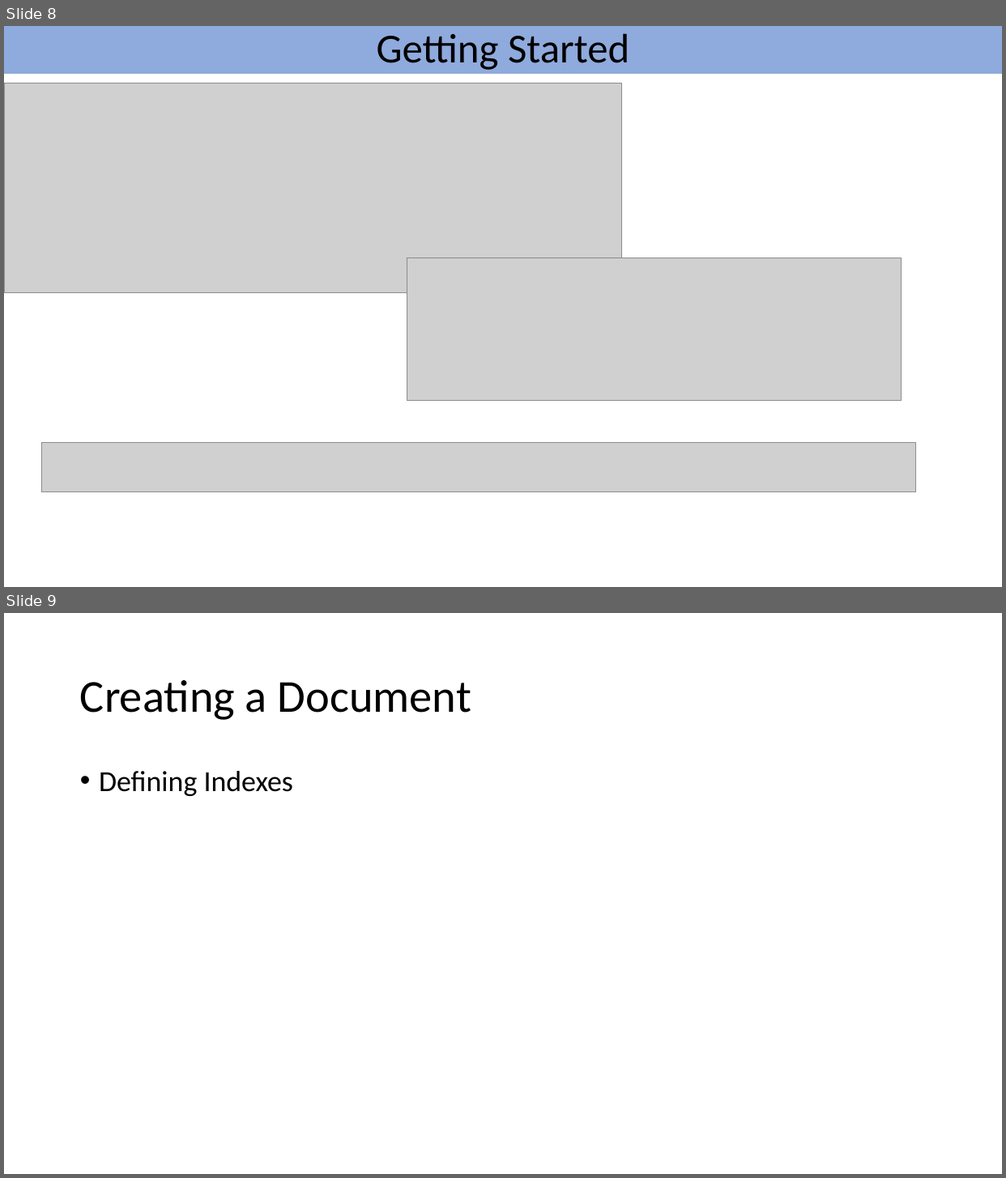
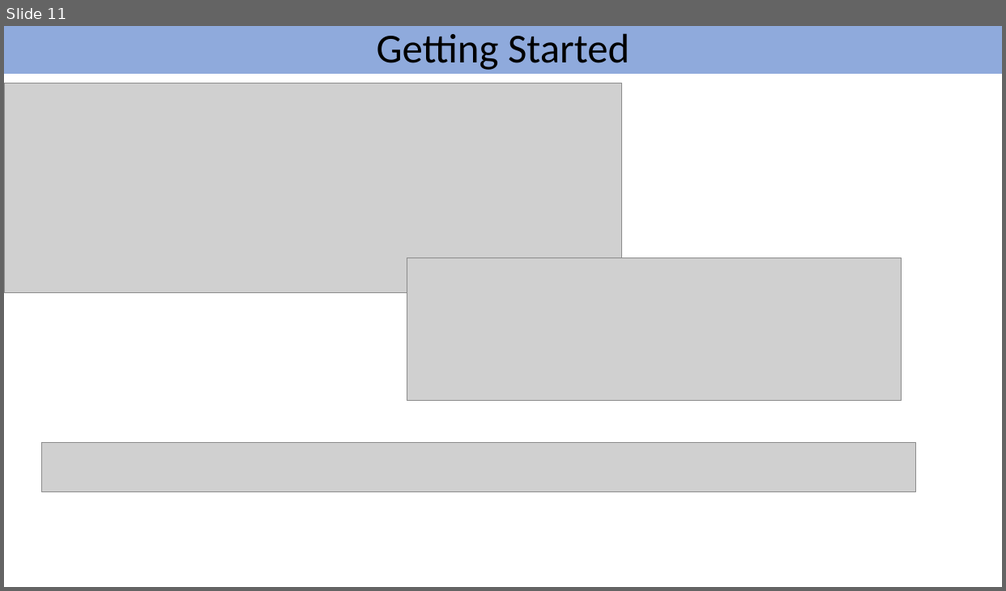
Before and after one commit to DavidBetteridge/ElasticSearchTalk, a slide deck: Elastic Search Talk.pptx. Shown one above the other, each under a label of ours: slides 8 and 9 before the commit, slide 11 after it. The pictures are 1006x1178 and 1006x591 pixels, drawn with LibreOffice and Linux fonts; fonts in the diff are those of the drawing; grey boxes stand for pictures. Boxes give left, top, right and bottom in pixels: in the first picture for what was removed or moved away, otherwise in the second. Text is boxed around its words. In the diff, an @@ line names an element or a change of style, - is before the commit and + after.

```diff
--- a/Elastic Search Talk.pptx
+++ b/Elastic Search Talk.pptx
@@ slide 9 removed at [4, 613, 1002, 1174], background #FFFFFF @@
@@ title removed at [80, 680, 471, 720] @@
-Creating a Document
@@ text removed at [99, 771, 294, 796] @@
-• Defining Indexes
@@ what was slide 8 is now slide 11 @@
```
Also in this commit, not shown: 1 slide changed, 14 slides added, 2 other slides removed, 25 other files.
